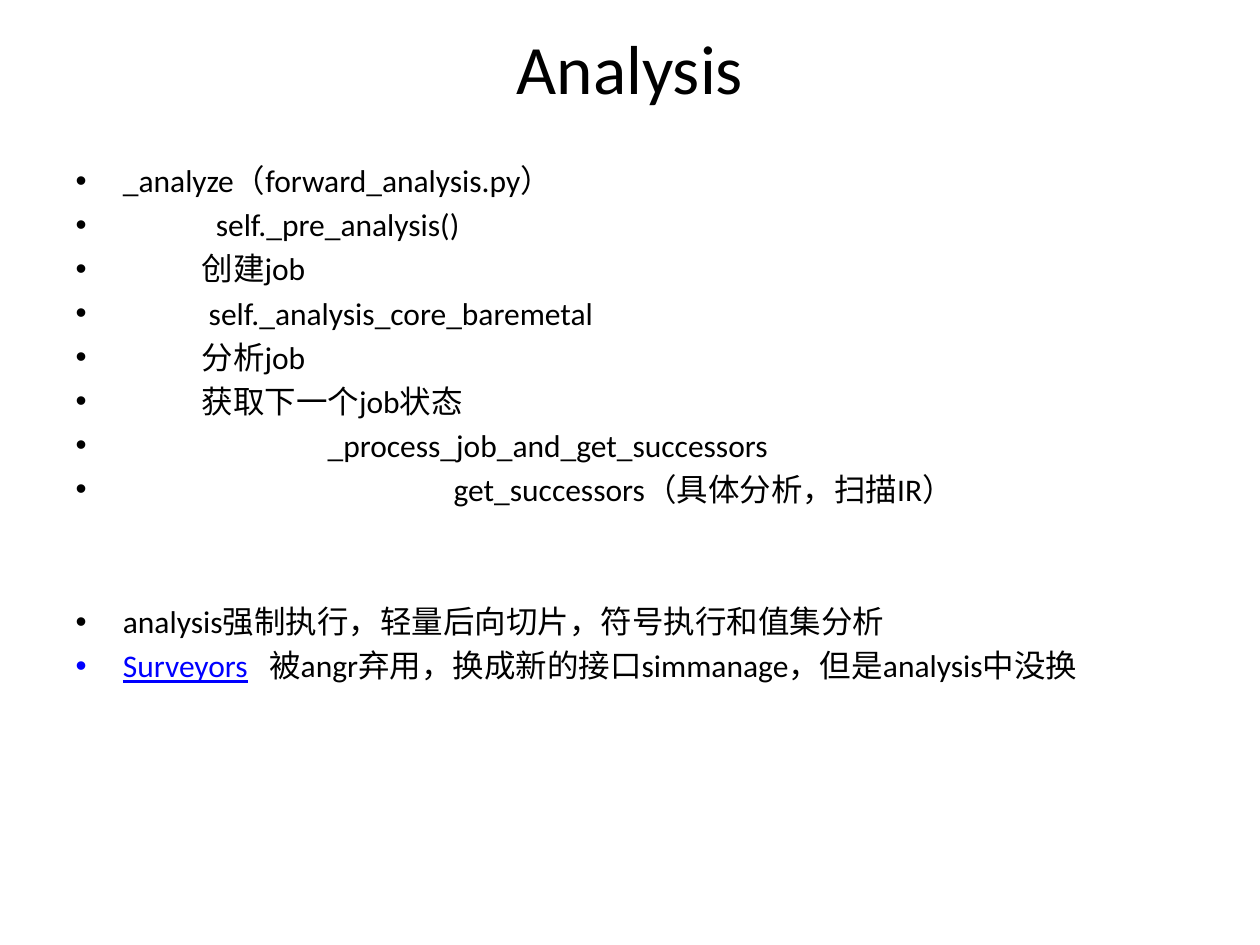
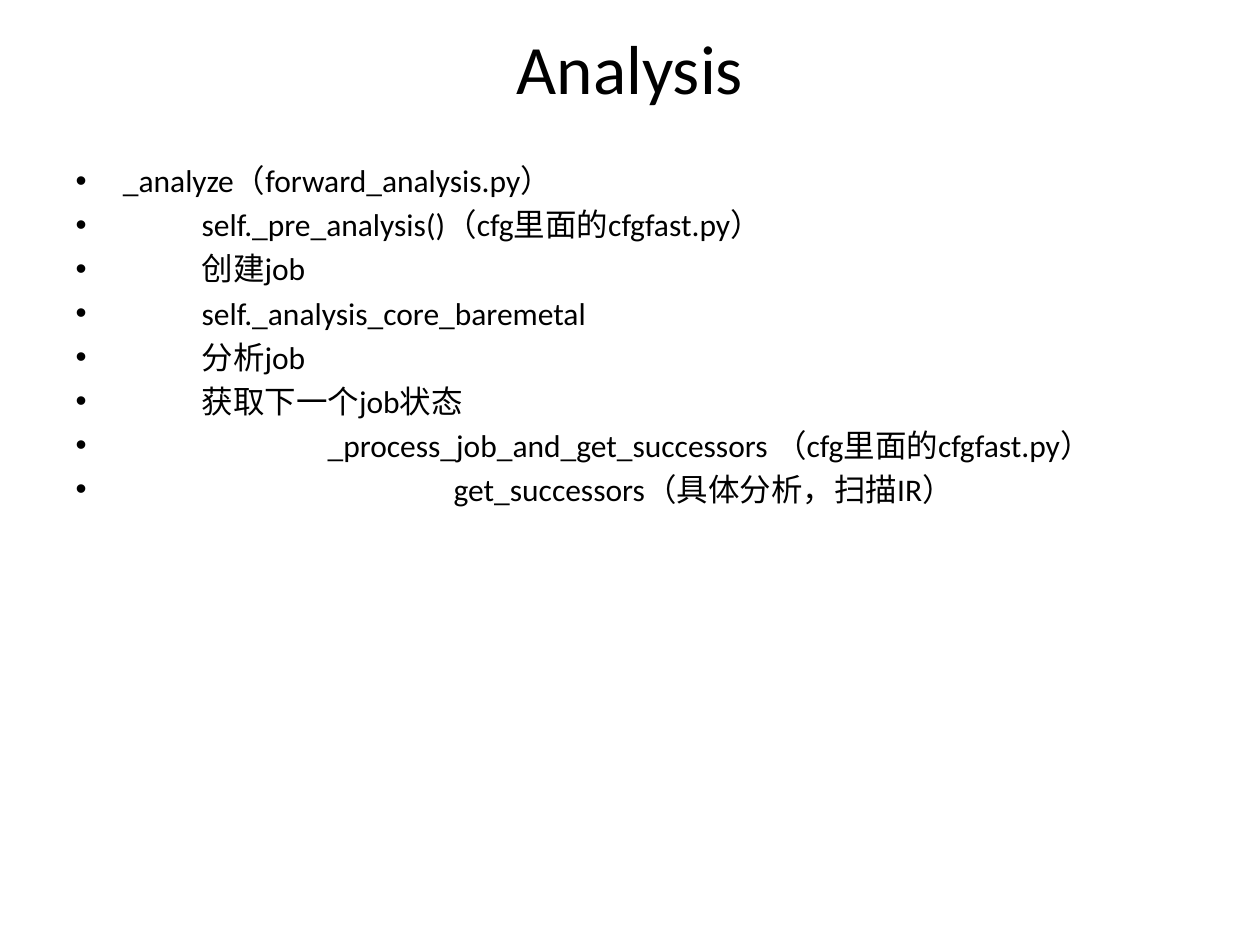
Before and after one commit to another1024/angr-analysis, a slide deck: slide 3 of 框架分析/angr分析.pptx. Drawn at 1260x945 pixels with LibreOffice and Linux fonts; fonts in the diff are those of the drawing. Boxes give left, top, right and bottom in pixels: in the first picture for what was removed or moved away, otherwise in the second. Text is boxed around its words. In the diff, an @@ line names an element or a change of style, - is before the commit and + after.

```diff
--- a/框架分析/angr分析.pptx
+++ b/框架分析/angr分析.pptx
@@ text at <box>202,210,762,242</box>: text changed @@
-• self._pre_analysis()
+• self._pre_analysis()（cfg里面的cfgfast.py）
@@ text at <box>328,430,1091,463</box>: text changed @@
-• _process_job_and_get_successors
+• _process_job_and_get_successors （cfg里面的cfgfast.py）
@@ text at <box>123,607,1077,683</box>: paragraphs removed @@
-• analysis强制执行，轻量后向切片，符号执行和值集分析
-• Surveyors 被angr弃用，换成新的接口simmanage，但是analysis中没换
```
Also in this commit, not shown: 5 other slides changed, 10 other files.
